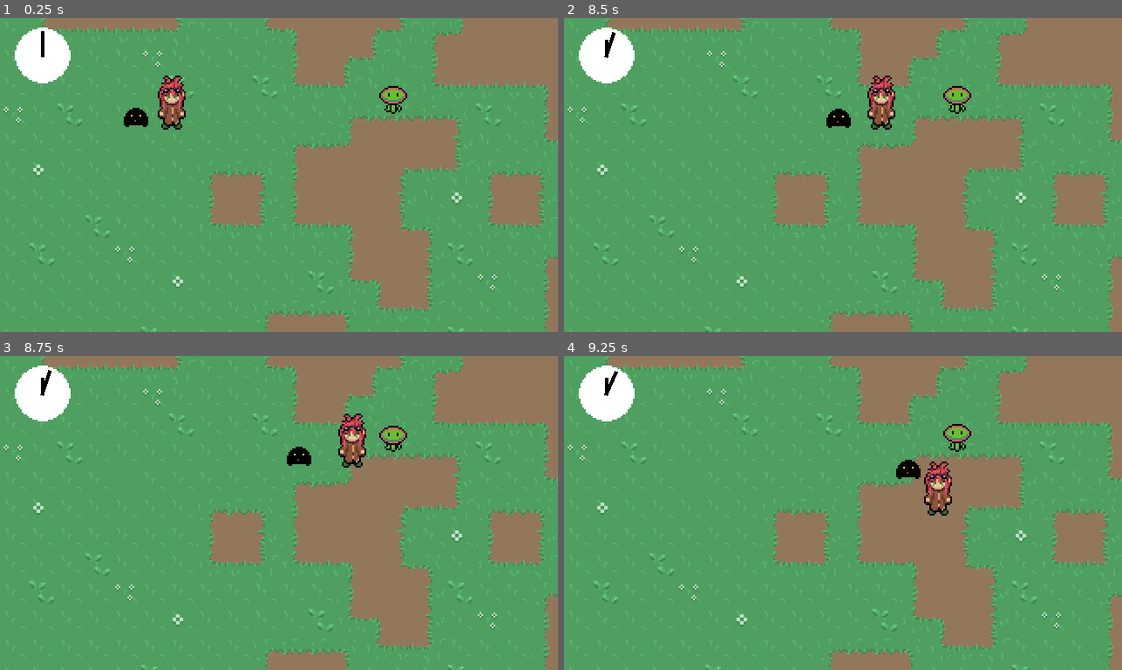
Above: before the commit, frames 1-4 (two rows, left to right).
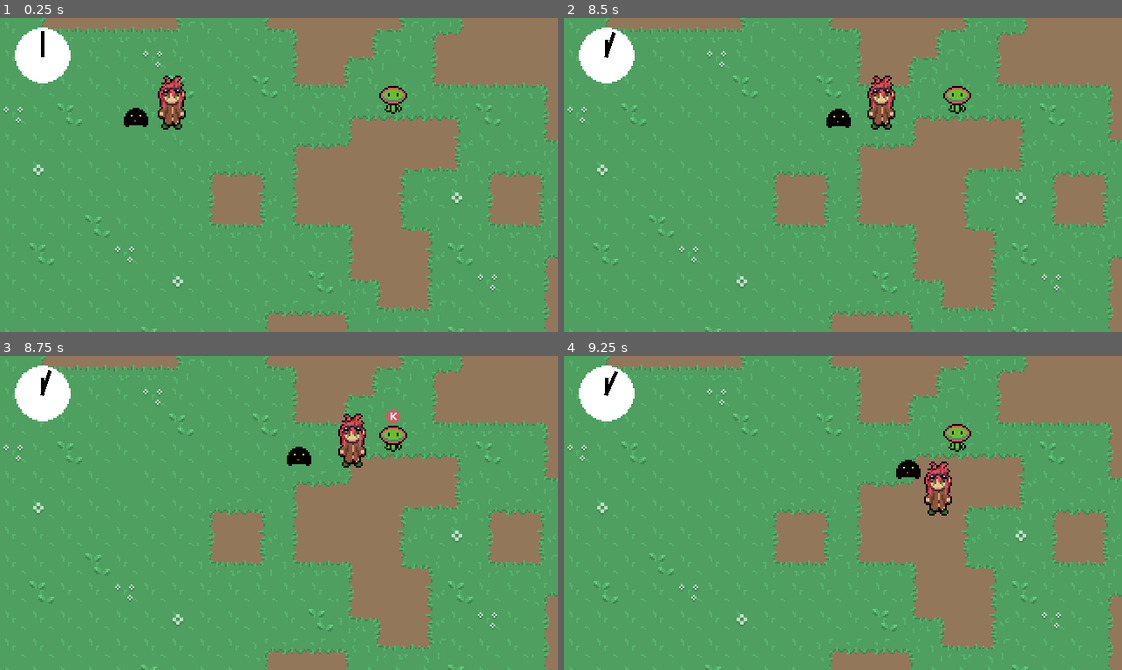
Above: after the commit, the same moments.

Repository: Morphclue/evo-world
Game: Godot game, scene res://world.tscn
The game is run twice, just before and just after one commit, with the same random seed, the same clock (stepped at 60 frames per second) and the same inputs.
Inputs:
- Up to frame 1 (0.25 s): no input
- Up to frame 2 (8.5 s): tap Enter (ui_accept) at 0.5, 0.77, 1.25, 1.52, 3.5, 3.77, 4.52, 5, 5.27, 6.77, 7.52, 8.27 s; hold Up (ui_up) 0.53-2 s; tap K (confirm) at 0.6, 2.75, 2.85, 4.25, 4.35, 5.85, 7.35 s; tap J (journal) at 1.35, 3.6, 5.1, 6.6, 8.1 s; click "Back" at 2 s; hold A (left) 2.78-4.28 s; hold S (down) 4.28-5.03 s; hold D (right) 5.03-5.78 s; hold Up (ui_up) 5.78-6.53 s; hold D (right) from 6.53 s (still down)
- Up to frame 3 (8.75 s): keep holding D (right)
- Up to frame 4 (9.25 s): release D (right) at 8.78 s; hold S (down) from 8.78 s (still down); tap K (confirm) at 8.85 s

Frames 1-2 are identical in both runs. In frame 3, less than 0.1% of the frame differs, in the area x 69-72%, y 17-22%; in frame 4, nothing differs.

Commit message:
feat: add triggerzone and hud button

Diff:
--- a/npc/npc.gd
+++ b/npc/npc.gd
@@ -1,6 +1,12 @@
 extends Node2D
 
-onready var sprite = $animatedSprite
+onready var sprite: AnimatedSprite = $animatedSprite
+onready var trigger: Area2D = $triggerZone
+onready var button: Control = $button
 
 func _ready():
 	sprite.play()
+
+
+func _on_triggerZone_player_entered(value):
+	button.visible = value
--- a/npc/npc.tscn
+++ b/npc/npc.tscn
@@ -1,19 +1,22 @@
-[gd_scene load_steps=7 format=2]
+[gd_scene load_steps=13 format=2]
 
 [ext_resource path="res://npc/sprites/flower-npc.png" type="Texture" id=1]
 [ext_resource path="res://npc/npc.gd" type="Script" id=2]
+[ext_resource path="res://world/triggerZone.tscn" type="PackedScene" id=3]
+[ext_resource path="res://ui/hud/sprites/button-sheet.png" type="Texture" id=4]
+[ext_resource path="res://ui/hud/button.tscn" type="PackedScene" id=5]
+
+[sub_resource type="AtlasTexture" id=1]
+atlas = ExtResource( 1 )
+region = Rect2( 0, 0, 16, 16 )
 
 [sub_resource type="AtlasTexture" id=2]
 atlas = ExtResource( 1 )
-region = Rect2( 0, 0, 16, 16 )
-
-[sub_resource type="AtlasTexture" id=3]
-atlas = ExtResource( 1 )
 region = Rect2( 16, 0, 16, 16 )
 
-[sub_resource type="SpriteFrames" id=1]
+[sub_resource type="SpriteFrames" id=3]
 animations = [ {
-"frames": [ SubResource( 2 ), SubResource( 3 ) ],
+"frames": [ SubResource( 1 ), SubResource( 2 ) ],
 "loop": true,
 "name": "default",
 "speed": 2.0
@@ -23,11 +26,27 @@
 radius = 4.27441
 height = 8.9112
 
+[sub_resource type="AtlasTexture" id=5]
+atlas = ExtResource( 4 )
+region = Rect2( 64, 0, 16, 16 )
+
+[sub_resource type="AtlasTexture" id=6]
+atlas = ExtResource( 4 )
+region = Rect2( 64, 16, 16, 16 )
+
+[sub_resource type="SpriteFrames" id=7]
+animations = [ {
+"frames": [ SubResource( 5 ), SubResource( 6 ) ],
+"loop": true,
+"name": "default",
+"speed": 2.0
+} ]
+
 [node name="npc" type="Node2D"]
 script = ExtResource( 2 )
 
 [node name="animatedSprite" type="AnimatedSprite" parent="."]
-frames = SubResource( 1 )
+frames = SubResource( 3 )
 
 [node name="staticBody2D" type="StaticBody2D" parent="."]
 collision_layer = 8
@@ -37,3 +56,23 @@
 position = Vector2( 0, 6 )
 rotation = 1.5708
 shape = SubResource( 4 )
+
+[node name="triggerZone" parent="." instance=ExtResource( 3 )]
+
+[node name="collisionShape2D" parent="triggerZone" index="0"]
+visible = false
+scale = Vector2( 3, 3 )
+
+[node name="button" parent="." instance=ExtResource( 5 )]
+visible = false
+anchor_right = 0.0
+
+[node name="animatedSprite" parent="button" index="0"]
+position = Vector2( -0.111362, -12.5839 )
+scale = Vector2( 0.5, 0.5 )
+frames = SubResource( 7 )
+
+[connection signal="player_entered" from="triggerZone" to="." method="_on_triggerZone_player_entered"]
+
+[editable path="triggerZone"]
+[editable path="button"]
--- a/player/player.gd
+++ b/player/player.gd
@@ -74,6 +74,7 @@
 		return
 
 	var target = ray.get_collider().get_parent()
+	# TODO
 
 
 func _look_in_direction(input: Vector2) -> void:
--- /dev/null
+++ b/ui/hud/button.gd
@@ -0,0 +1,6 @@
+extends Control
+
+onready var sprite: AnimatedSprite = $animatedSprite
+
+func _ready():
+	sprite.play()
--- /dev/null
+++ b/ui/hud/button.tscn
@@ -0,0 +1,13 @@
+[gd_scene load_steps=2 format=2]
+
+[ext_resource path="res://ui/hud/button.gd" type="Script" id=1]
+
+[node name="button" type="Control"]
+anchor_right = 1.0
+anchor_bottom = 1.0
+script = ExtResource( 1 )
+__meta__ = {
+"_edit_use_anchors_": false
+}
+
+[node name="animatedSprite" type="AnimatedSprite" parent="."]
--- a/world/triggerZone.gd
+++ b/world/triggerZone.gd
@@ -1,10 +1,16 @@
 extends Area2D
 
-var player_inside_zone: bool = false
+var player_inside_zone: bool = false setget _set_player_inside_zone
+signal player_entered
 
-func _on_triggerZone_body_entered(body):
-	player_inside_zone = true
+func _on_triggerZone_body_entered(_body):
+	self.player_inside_zone = true
 
 
-func _on_triggerZone_body_exited(body):
-	player_inside_zone = false
+func _on_triggerZone_body_exited(_body):
+	self.player_inside_zone = false
+
+
+func _set_player_inside_zone(value):
+	player_inside_zone = value
+	emit_signal("player_entered", value)
Binary file changed: ui/hud/sprites/button-sheet.png
